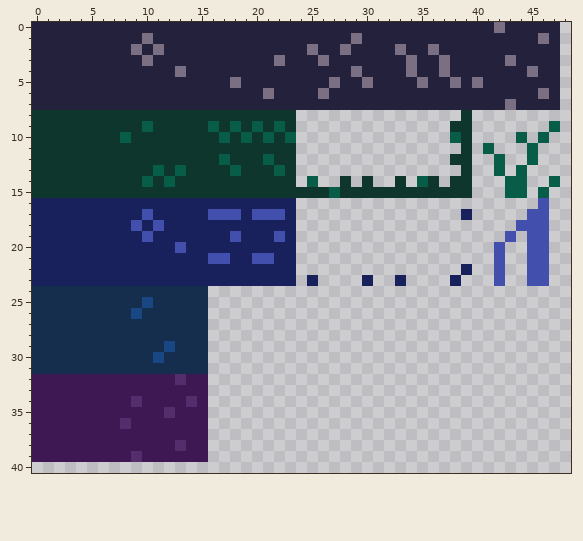
Edited in one commit: pixel-art file (support/aseprite/tileset.aseprite). Above, as it was before the edit.
64x64 pixels, 1 frame. Shown: x 0..48, y 0..40.
After:
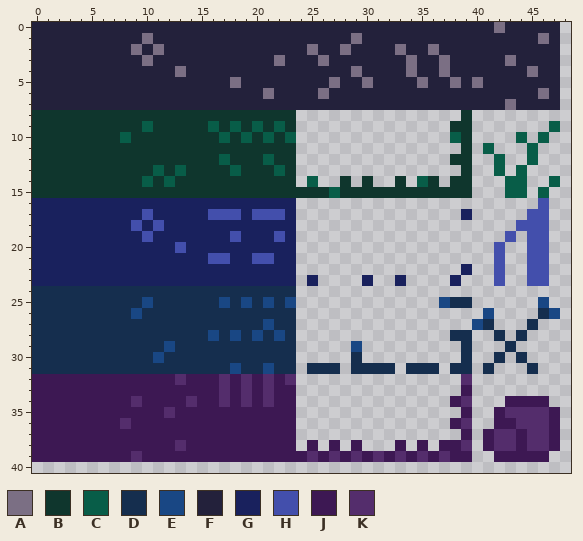
Palette (. is transparent): A #7b6f84  B #0f362d  C #085d48  D #152e4e  E #194784  F #23213b  G #19215d  H #434fac  J #3d1853  K #542d6c
From old to new:
y 24: x 16..23 ........ -> DDDDDDDD
y 25: x 16..23 ........ -> DEDEDEDE; x 37..39 ... -> EDD; x 46 . -> E
y 26: x 16..23 ........ -> DDDDDDDD; x 41 . -> E; x 46..47 .. -> DE
y 27: x 16..23 ........ -> DDDDDEDD; x 40..41 .. -> ED; x 45 . -> D
y 28: x 16..23 ........ -> EDEDEDED; x 38..39 .. -> DD; x 42 . -> D; x 44 . -> D
y 29: x 16..23 ........ -> DDDDDDDD; x 29 . -> E; x 39 . -> D; x 43 . -> D
y 30: x 16..23 ........ -> DDDDDDDD; x 29 . -> D; x 39 . -> D; x 42 . -> D; x 44 . -> D
y 31: x 16..23 ........ -> DDEDDEDD; x 25..27 ... -> DDD; x 29..32 .... -> DDDD; x 34..36 ... -> DDD; x 38..39 .. -> DD; x 41 . -> D; x 45 . -> D
y 32: x 16..23 ........ -> JKJKJKJK; x 39 . -> K
y 33: x 16..23 ........ -> JKJKJKJJ; x 39 . -> J
y 34: x 16..23 ........ -> JKJKJKJJ; x 38..39 .. -> JK; x 43..46 .... -> JJJJ
y 35: x 16..23 ........ -> JJJJJJJJ; x 39 . -> J; x 42..47 ...... -> JKKKKJ
y 36: x 16..23 ........ -> JJJJJJJJ; x 38..39 .. -> JK; x 42..47 ...... -> JJKKKJ
y 37: x 16..23 ........ -> JJJJJJJJ; x 39 . -> J; x 41..47 ....... -> JKKJKKJ
y 38: x 16..23 ........ -> JJJJJJJJ; x 25 . -> J; x 27 . -> J; x 29 . -> J; x 33 . -> J; x 35 . -> J; x 37..39 ... -> JJK; x 41..47 ....... -> JKKJKKJ
y 39: x 16..39 ........................ -> JJJJJJJJJKJKJKJKJKJKJKJJ; x 42..46 ..... -> JJJJJ
Boxes around the changes in both pictures, in picture pixels (x1, y1, x2, y2):
added: (208, 286, 560, 462)
